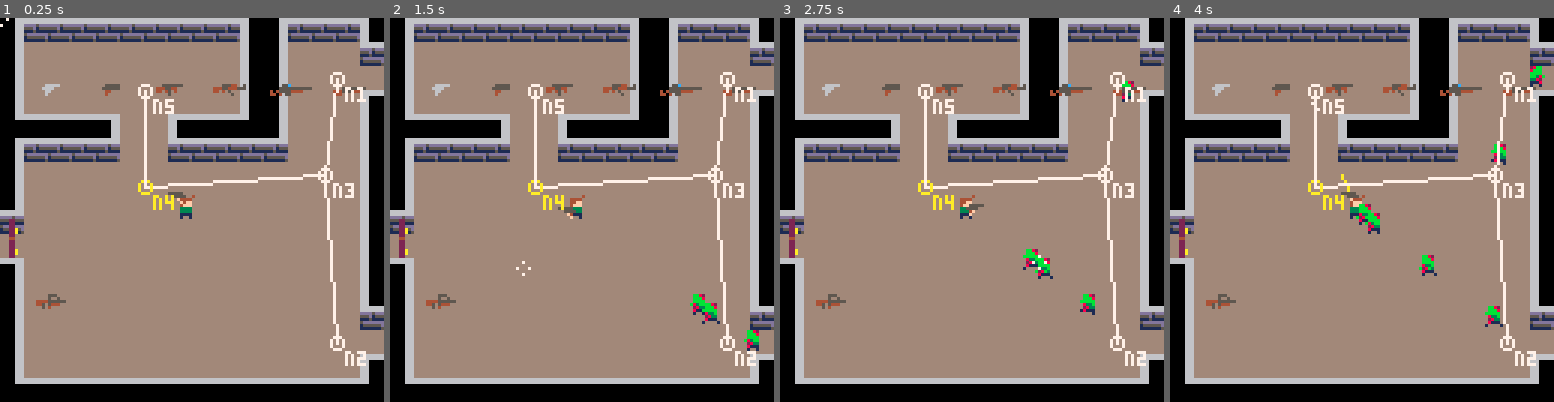
Above: before the commit, frames 1-4 (left to right).
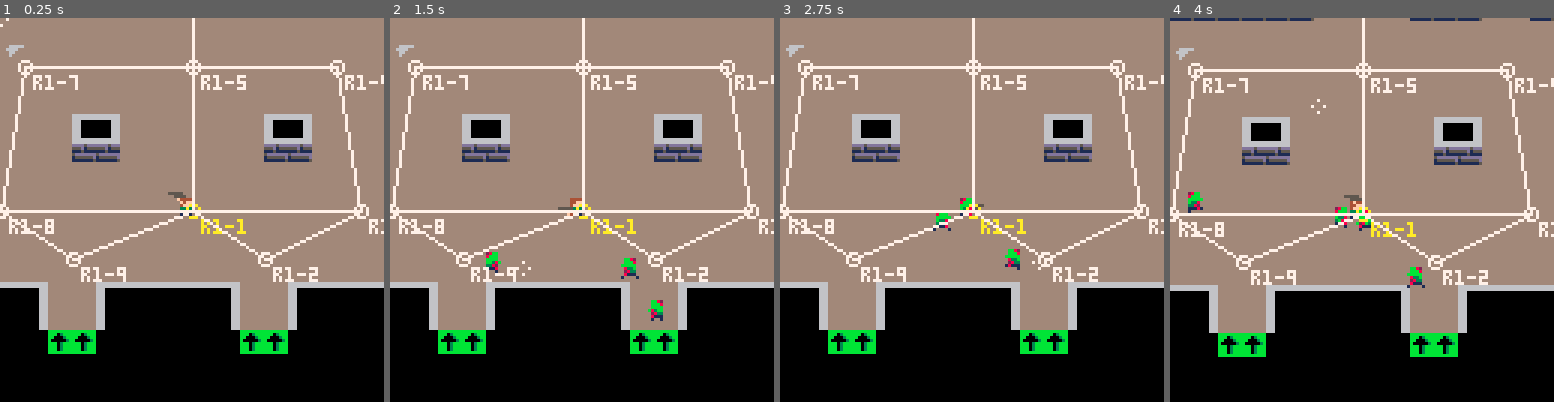
Above: after the commit, the same moments.

Repository: gab1tod/picofier
Game: PICO-8 cartridge survival/survival_3.p8
The game is run twice, just before and just after one commit, with the same random seed, the same clock (stepped at 60 frames per second) and the same inputs.
Inputs (mouse positions are in pixels of both pictures, inside the frame that each line leads up to):
- Up to frame 1 (0.25 s): no input
- Up to frame 2 (1.5 s): tap O (Z key) at 0.33, 0.7, 1.43 s; click (459, 121) at 0.67 s; click (520, 267) at 1.22 s
- Up to frame 3 (2.75 s): click (975, 114) at 1.77 s; hold Left 1.97-2.37 s; tap O (Z key) at 2.22 s; click (1037, 259) at 2.32 s; hold Down from 2.42 s (still down)
- Up to frame 4 (4 s): release Down at 2.82 s; click (1492, 106) at 2.87 s; hold Right 2.87-3.53 s; tap O (Z key) at 3.1, 3.98 s; click (1254, 256) at 3.42 s; hold Up from 3.58 s (still down); click (1315, 102) at 3.97 s

The runs differ from the first frame. In frame 1, 50% of the frame differs, in the area x 0-100%, y 0-96%; in frame 2, 50%; in frame 3, 50%; in frame 4, 51%.

Commit message:
Larger map

Diff:
--- a/survival/src/main.lua
+++ b/survival/src/main.lua
@@ -7,30 +7,50 @@
 	--make color changes
 	pal(14, -10, 1)
 
-	GunItem.x = 10
-	GunItem.y = 20
-	add(entities, GunItem)
-	add(entities, GunItem:new{x = 30, gun = Pistol})
-	add(entities, GunItem:new{x = 50, gun = Machinegun})
-	add(entities, GunItem:new{x = 70, gun = AssaultRiffle})
-	add(entities, GunItem:new{x = 90, gun = Sniper})
-	add(entities, GunItem:new{x = 110, gun = Shotgun})
-	add(entities, GunItem:new{y = 90, gun = Bullpup})
+	Player.x = 252
+	Player.y = 348
+	add(entities, Player)
 
-	local n1, n2, n3, n4, n5	--pathfinding nodes
-	n1 = PFNode:new{name = 'n1', x = 14, y = 2.5}
-	n2 = PFNode:new{name = 'n2', x = 14, y = 13.5}
-	n3 = PFNode:new{name = 'n3', x = 13.5, y = 6.5}
-	n4 = PFNode:new{name = 'n4', x = 6, y = 7}
-	n5 = PFNode:new{name = 'n5', x = 6, y = 3}
-	add(n1.links, n3) add(n3.links, n1)
-	add(n2.links, n3) add(n3.links, n2)
-	add(n3.links, n4) add(n4.links, n3)
-	add(n4.links, n5) add(n5.links, n4)
+	Camera.x = Player.x - 60
+	Camera.y = Player.y - 60
+	mouseX, mouseY, mouseBtn = stat(32) + Camera.x, stat(33) + Camera.y, stat(34)	--mouse info
 
-	Player.x = 60
-	Player.y = 60
-	add(entities, Player)
+	--Gun items
+	add(entities, GunItem:new{x = 190, y = 295})
+	add(entities, GunItem:new{x = 334, y = 355, gun = Pistol})
+
+	--Pathfinding nodes
+	local r1n1 = PFNode:new{room = 'r1', index = 1, x = 32, y = 44}
+	local r1n2 = PFNode:new{room = 'r1', index = 2, x = 35, y = 46}
+	local r1n3 = PFNode:new{room = 'r1', index = 3, x = 39, y = 44}
+	local r1n4 = PFNode:new{room = 'r1', index = 4, x = 38, y = 38}
+	local r1n5 = PFNode:new{room = 'r1', index = 5, x = 32, y = 38}
+	local r1n6 = PFNode:new{room = 'r1', index = 6, x = 32, y = 32.5}
+	local r1n7 = PFNode:new{room = 'r1', index = 7, x = 25, y = 38}
+	local r1n8 = PFNode:new{room = 'r1', index = 8, x = 24, y = 44}
+	local r1n9 = PFNode:new{room = 'r1', index = 9, x = 27, y = 46}
+	add(r1n1.links, r1n2) add(r1n2.links, r1n1)	--Room1 Node1
+	add(r1n1.links, r1n3) add(r1n3.links, r1n1)
+	add(r1n1.links, r1n5) add(r1n5.links, r1n1)
+	add(r1n1.links, r1n8) add(r1n8.links, r1n1)
+	add(r1n1.links, r1n9) add(r1n9.links, r1n1)
+	add(r1n2.links, r1n3) add(r1n3.links, r1n2)	--Room1 Node2
+	add(r1n3.links, r1n4) add(r1n4.links, r1n3)	--Room1 Node3
+	add(r1n4.links, r1n5) add(r1n5.links, r1n4)	--Room1 Node4
+	add(r1n5.links, r1n6) add(r1n6.links, r1n5)	--Room1 Node5
+	add(r1n5.links, r1n7) add(r1n7.links, r1n5)
+	add(r1n7.links, r1n8) add(r1n8.links, r1n7)	--Room1 Node7
+	add(r1n8.links, r1n9) add(r1n9.links, r1n8)	--Room1 Node8
+
+	--List spawners
+	unlockedRooms = {1}
+	spawners[1] = {}
+	add(spawners[1], Spawner:new{x = 20, y = 43, spawnX = 1})
+	add(spawners[1], Spawner:new{x = 20, y = 44, spawnX = 1})
+	add(spawners[1], Spawner:new{x = 26, y = 49, spawnY = -1})
+	add(spawners[1], Spawner:new{x = 27, y = 49, spawnY = -1})
+	add(spawners[1], Spawner:new{x = 34, y = 49, spawnY = -1})
+	add(spawners[1], Spawner:new{x = 35, y = 49, spawnY = -1})
 
 	--Log
 	printh('\n\n\n')
@@ -39,11 +59,9 @@
 function _update60()
 	resumePromises()
 
-	mouseX, mouseY, mouseBtn = stat(32), stat(33), stat(34)	--mouse info
-
 	if (btnp(🅾️)) then
-		local zy = rnd(1) > 0.5 and 104 or 16
-		add(entities, Zombie:new{x = 120, y = zy})
+		local spawn = spawners[1][flr(rnd(#spawners[1])) + 1]
+		add(entities, Zombie:new{x = spawn.x + spawn.spawnX, y = spawn.y + spawn.spawnY})
 	end
 
 	--input direction
@@ -68,15 +86,21 @@
 	Player.aimAngle = atan2(mouseX - Player.cx, mouseY - Player.cy)
 
 	update_entities()
+
+	Camera.x = Player.x - 60
+	Camera.y = Player.y - 60
+	mouseX, mouseY, mouseBtn = stat(32) + Camera.x, stat(33) + Camera.y, stat(34)	--mouse info
+	if (t() - Player.gun._fireTs < 0.017) then
+		Camera.x += flr(cos(Player.aimAngle) + 0.5)
+		Camera.y += flr(sin(Player.aimAngle) + 0.5)
+	end
+	Camera:update()
 end
 
 function _draw()
 	cls(0)
-	if (t() - Player.gun._fireTs < 0.001) then
-		camera(flr(cos(Player.aimAngle) + 0.5), flr(sin(Player.aimAngle) + 0.5))
-	else
-		camera()
-	end
+
+	Camera:draw()
 
 	map()
 
--- a/survival/src/object.lua
+++ b/survival/src/object.lua
@@ -61,7 +61,7 @@
 		pclosestPFNode = closestPFNode
 		closestPFNode = nil
 		for node in all(pfNodes) do
-			if (not closestPFNode or dist(closestPFNode.x, closestPFNode.y, cx, cy) > dist(node.x, node.y, cx, cy)) closestPFNode = node
+			if (not closestPFNode or (not raycast(cx, cy, node.x - cx, node.y - cy) and dist(closestPFNode.x, closestPFNode.y, cx, cy) > dist(node.x, node.y, cx, cy))) closestPFNode = node
 		end
 	end,
 	collideWithWall = function(_ENV)
--- a/survival/src/player.lua
+++ b/survival/src/player.lua
@@ -45,3 +45,9 @@
 		gun:draw()
 	end
 }
+
+Camera = Object:new{
+	draw = function(_ENV)
+		camera(x, y)
+	end
+}
--- a/survival/src/zombie.lua
+++ b/survival/src/zombie.lua
@@ -85,11 +85,30 @@
 	end
 }
 
+
+--Spawner
+spawners = {}
+
+Spawner = Object:new{
+	spawnX = 0, spawnY = 0,	--spawning direction
+	new = function(_ENV, body)
+		local res = class.new(_ENV, body)
+
+		res.x *= 8
+		res.y *= 8
+		res.spawnX *= 8
+		res.spawnY *= 8
+
+		return res
+	end,
+}
+
+
 --Pathfinding node
 pfNodes = {}
 
 PFNode = class:new{
-	name = '[PFNode]',
+	room = '[PFNode romm]', index = 0,
 	x = 0, y = 0,	--position
 	--links = {},
 	new = function(_ENV, body)
@@ -97,6 +116,7 @@
 
 		res.x *= 8
 		res.y *= 8
+		res.name = res.room..'-'..res.index
 		res.links = res.links or {}
 		add(pfNodes, res)
 
--- a/survival/survival_3.p8
+++ b/survival/survival_3.p8
@@ -173,23 +173,106 @@
 
 
 
+…(67 lines of a section not shown)…
 __gff__
-0000000000000000000000000000000001000000000000000000000000000000010101010001000100000000000000000101010100000001000000000000000000000000000000000000000000000000000000000000000000000000000000000000000000000000000000000000000000000000000000000000000000000000
+0000000000000000000000000000000001000000818181810000000000000000010101010101000001010100000000000101010100000000010000000000000000000000000000000000000000000000000000000000000000000000000000000000000000000000000000000000000000000000000000000000000000000000
 0000000000000000000000000000000000000000000000000000000000000000000000000000000000000000000000000000000000000000000000000000000000000000000000000000000000000000000000000000000000000000000000000000000000000000000000000000000000000000000000000000000000000000
 __map__
-2120202020202020202022212020202200000000000000000000000000000000000000000000000000000000000000000000000000000000000000000000000000000000000000000000000000000000000000000000000000000000000000000000000000000000000000000000000000000000000000000000000000000000
-2124242424242424242422212424242020000000000000000000000000000000000000000000000000000000000000000000000000000000000000000000000000000000000000000000000000000000000000000000000000000000000000000000000000000000000000000000000000000000000000000000000000000000
-2124242424242424242422212424242410000000000000000000000000000000000000000000000000000000000000000000000000000000000000000000000000000000000000000000000000000000000000000000000000000000000000000000000000000000000000000000000000000000000000000000000000000000
-2124242424242424242422212424242330000000000000000000000000000000000000000000000000000000000000000000000000000000000000000000000000000000000000000000000000000000000000000000000000000000000000000000000000000000000000000000000000000000000000000000000000000000
-3130303033242423303032212424242200000000000000000000000000000000000000000000000000000000000000000000000000000000000000000000000000000000000000000000000000000000000000000000000000000000000000000000000000000000000000000000000000000000000000000000000000000000
-2120202020242420202020202424242200000000000000000000000000000000000000000000000000000000000000000000000000000000000000000000000000000000000000000000000000000000000000000000000000000000000000000000000000000000000000000000000000000000000000000000000000000000
-2124242424242424242424242424242200000000000000000000000000000000000000000000000000000000000000000000000000000000000000000000000000000000000000000000000000000000000000000000000000000000000000000000000000000000000000000000000000000000000000000000000000000000
-2124242424242424242424242424242200000000000000000000000000000000000000000000000000000000000000000000000000000000000000000000000000000000000000000000000000000000000000000000000000000000000000000000000000000000000000000000000000000000000000000000000000000000
-2724242424242424242424242424242200000000000000000000000000000000000000000000000000000000000000000000000000000000000000000000000000000000000000000000000000000000000000000000000000000000000000000000000000000000000000000000000000000000000000000000000000000000
-3724242424242424242424242424242200000000000000000000000000000000000000000000000000000000000000000000000000000000000000000000000000000000000000000000000000000000000000000000000000000000000000000000000000000000000000000000000000000000000000000000000000000000
-3324242424242424242424242424242200000000000000000000000000000000000000000000000000000000000000000000000000000000000000000000000000000000000000000000000000000000000000000000000000000000000000000000000000000000000000000000000000000000000000000000000000000000
-2124242424242424242424242424242200000000000000000000000000000000000000000000000000000000000000000000000000000000000000000000000000000000000000000000000000000000000000000000000000000000000000000000000000000000000000000000000000000000000000000000000000000000
-2124242424242424242424242424242020000000000000000000000000000000000000000000000000000000000000000000000000000000000000000000000000000000000000000000000000000000000000000000000000000000000000000000000000000000000000000000000000000000000000000000000000000000
-2124242424242424242424242424242410000000000000000000000000000000000000000000000000000000000000000000000000000000000000000000000000000000000000000000000000000000000000000000000000000000000000000000000000000000000000000000000000000000000000000000000000000000
-2124242424242424242424242424242330000000000000000000000000000000000000000000000000000000000000000000000000000000000000000000000000000000000000000000000000000000000000000000000000000000000000000000000000000000000000000000000000000000000000000000000000000000
-3130303030303030303030303030303200000000000000000000000000000000000000000000000000000000000000000000000000000000000000000000000000000000000000000000000000000000000000000000000000000000000000000000000000000000000000000000000000000000000000000000000000000000
+0000000000000000000000171700000000000000000000000000000000000000000000000000000000000000000000000000000000000000000000000000000000000000000000000000000000000000000000000000000000000000000000000000000000000000000000000000000000000000000000000000000000000000
+0000000000000000000021181822000000000000000000000000000000000000000000000000000000000000000000000000000000000000000000000000000000000000000000000000000000000000000000000000000000000000000000000000000000000000000000000000000000000000000000000000000000000000
+0000000000212020202020181820202200000000000000000000000000000000000000000000000000000000000000000000000000000000000000000000000000000000000000000000000000000000000000000000000000000000000000000000000000000000000000000000000000000000000000000000000000000000
+0000000000211818181818181818182200000000000000001717000000000000001717000000000000000000000000171700000000000000000000000000000000000000000000000000000000000000000000000000000000000000000000000000000000000000000000000000000000000000000000000000000000000000
+0000000000211818233318181818182020202022000000211818220000000000211818220000000000000000000021181822000000000000000000000000000000000000000000000000000000000000000000000000000000000000000000000000000000000000000000000000000000000000000000000000000000000000
+0000000000211818222118181818181818181822212020201818202020202020201818202020222120202020202020181820202200000000000000000000000000000000000000000000000000000000000000000000000000000000000000000000000000000000000000000000000000000000000000000000000000000000
+0000000000211818222118181818182333181822211818181818181818181818181818181818222118181818181818181818182200000021202020202020202200000000000000000000000000000000000000000000000000000000000000000000000000000000000000000000000000000000000000000000000000000000
+0000171700211818222118181818182221181822211818181818181818181818181818181818222118181818181818181818182200212020181818181818182020220000000000000000000000000000000000000000000000000000000000000000000000000000000000000000000000000000000000000000000000000000
+00211818222118182020181818181822211818292a1818181818181818181818181818181818222118182333181818233318182221201818181818181818181818202200000000000000000000000000000000000000000000000000000000000000000000000000000000000000000000000000000000000000000000000000
+21201818202018181818181818181822211818393a1818181818181818181818181818181818222118182020181818202018182221181818181818181818181818182200000000000000000000000000000000000000000000000000000000000000000000000000000000000000000000000000000000000000000000000000
+2118181818181818181818181818182231303030331818181818181818181818181818181818292a18181818181818181818182221181818181818181818181818182020000000000000000000000000000000000000000000000000000000000000000000000000000000000000000000000000000000000000000000000000
+2118181818181818181818181818182200000000211818181818181818181818181818181818393a1818181818181818181818292a181818181823303318181818181818150000000000000000000000000000000000000000000000000000000000000000000000000000000000000000000000000000000000000000000000
+211818181818181818181818181818220000000021181818181818181818181818181818181823331818181818181818181818393a181818181820202018181818181818150000000000000000000000000000000000000000000000000000000000000000000000000000000000000000000000000000000000000000000000
+3130303030303030303033181818182200000000313033181818233030303030331818182330322118182333181818233318182333181818181818181818181818182330000000000000000000000000000000000000000000000000000000000000000000000000000000000000000000000000000000000000000000000000
+2120202020202020202221181818182200000000212020181818202020202020201818182020222118182020181818202018182221181818181818181818181818182200000000000000000000000000000000000000000000000000000000000000000000000000000000000000000000000000000000000000000000000000
+2118181818181818182020181818182200000020201818181818181818181818181818181818222118181818181818181818182221181818181818181818181818182200000000000000000000000000000000000000000000000000000000000000000000000000000000000000000000000000000000000000000000000000
+2118181818181818181818181818182200001418181818181818181818181818181818181818222118181818181818181818182221181818181818181818181818182200000000000000000000000000000000000000000000000000000000000000000000000000000000000000000000000000000000000000000000000000
+2118181818181818182333181818182200001418181818181818181818181818181818181818222118181818181818181818182231303030303318181823303030303200000000000000000000000000000000000000000000000000000000000000000000000000000000000000000000000000000000000000000000000000
+2118181823303030303231303030303200000030331818181818181818181818181818181818223133181823303030303030303221202020202018181820202020202020202200000000000000000000000000000000000000000000000000000000000000000000000000000000000000000000000000000000000000000000
+2118181820202020202200000000000000000000211818181818181818181818181818181818202221181822000000000000002020181818181818181818181818181818182020000000000000000000000000000000000000000000000000000000000000000000000000000000000000000000000000000000000000000000
+2118181818181818182200000000000000000000211818181818181818181818181818181818182200161600000000000000141818181818181818181818181818181818181818150000000000000000000000000000000000000000000000000000000000000000000000000000000000000000000000000000000000000000
+2118181818181818182200000000000000000000211818181818181823331818181823331818182200171700000000000000141818181818181818181818181818181818181818150000000000000000000000000000000000000000000000000000000000000000000000000000000000000000000000000000000000000000
+2118181818181818182200000000000000000020201818181818181820201818181820201818182221181822000000000000003033181818181818181818181818181818182330000000000000000000000000000000000000000000000000000000000000000000000000000000000000000000000000000000000000000000
+3130303030303326272200000000000000001418181818181818181818181818181818181818182221181820202020202022000031303030303030303030303030331818182200000000000000000000000000000000000000000000000000000000000000000000000000000000000000000000000000000000000000000000
+0000000021202036372020220000000000001418181818181818181818181818181818181818182221181818181818181822000000000000000000000000000000211818182200000000000000000000000000000000000000000000000000000000000000000000000000000000000000000000000000000000000000000000
+0000002020181818181818220000000000000030331818181818181818181818181818181818182221181818181818181822000021202020202020202020202022211818182200000000000000000000000000000000000000000000000000000000000000000000000000000000000000000000000000000000000000000000
+0000141818181818181818220000000000000000211818181818181818181818181818181818182221181818181818181822000021181818181818181818181822211818182200000000000000000000000000000000000000000000000000000000000000000000000000000000000000000000000000000000000000000000
+0000141818181818181818220000000000000000313033181818181823331818181823303030303231303030303318182332000021181818181818181818181822211818182200000000000000000000000000000000000000000000000000000000000000000000000000000000000000000000000000000000000000000000
+0000003033181818181818220000001717000000000021181818181822211818181822212020202020202020202018182020202221181818181818181818181822211818182200000000000000000000000000000000000000000000000000000000000000000000000000000000000000000000000000000000000000000000
+0000000021181818182330320000211818220000000031303030303032313324252332211818181818181818181818181818182221181818233030303318181822211818182200000000000000000000000000000000000000000000000000000000000000000000000000000000000000000000000000000000000000000000
+000000002118181818222120202020181820202020202020202020202221203435202221181818181818181818181818181818292a1818182200000021181818292a1818182200000000000000000000000000000000000000000000000000000000000000000000000000000000000000000000000000000000000000000000
+000000002118181818222118181818181818181818181818181818182820181818182221181818181818181818181818181818393a1818182200000021181818393a1818182200000000000000000000000000000000000000000000000000000000000000000000000000000000000000000000000000000000000000000000
Not shown, changed: 158 lines of the sprite sheet (__gfx__) section of survival/survival_3.p8
Not shown, changed: survival/README.md
